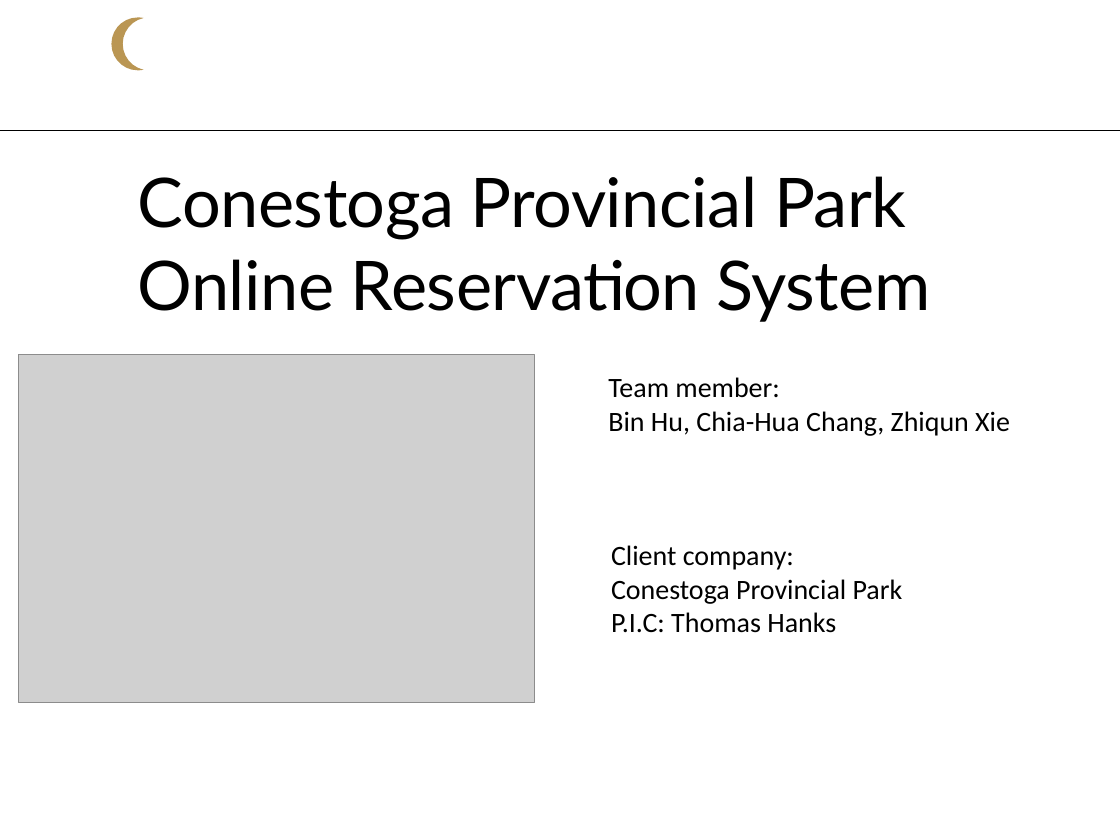
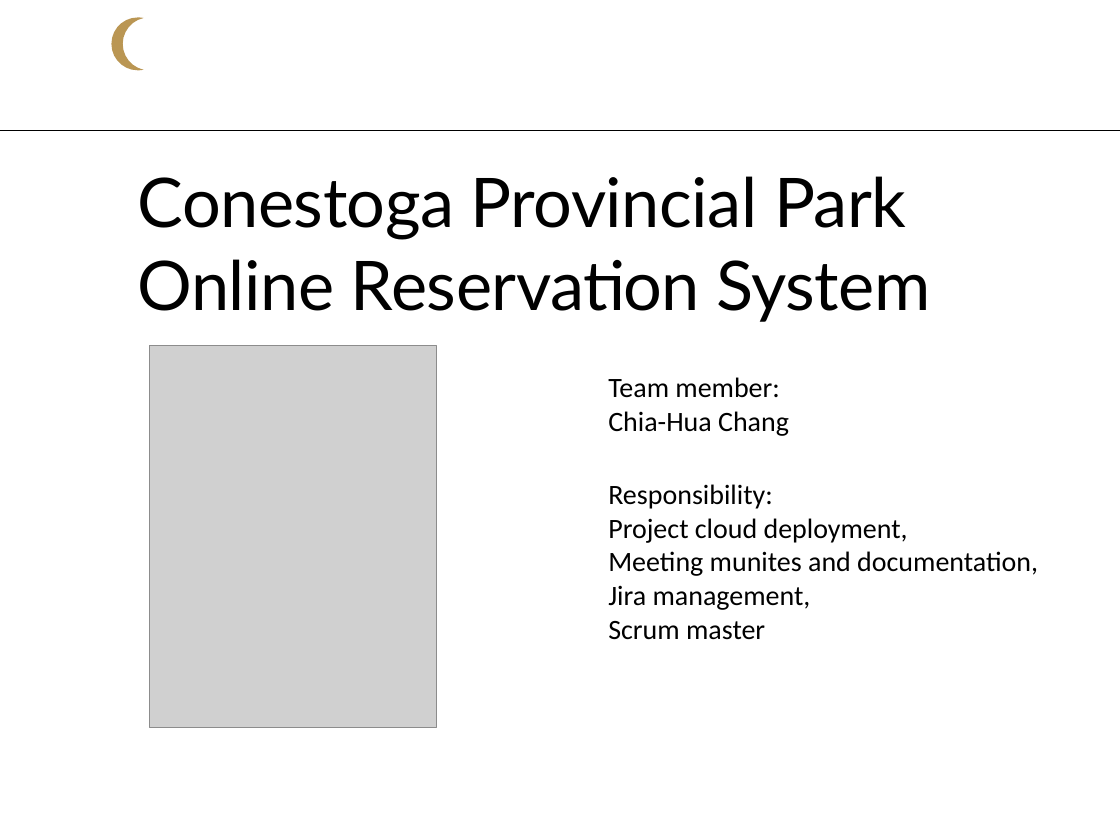
Before and after one commit to Smars-Bin-Hu/capstone-project-doc, a slide deck: slide 2 of week3-public-submission/Team 11_Draft PowerPoint Slides.pptx (slide 1 before the commit). Drawn at 1120x840 pixels with LibreOffice and Linux fonts; fonts in the diff are those of the drawing; grey boxes stand for pictures; background and template pictures are left out. Boxes give left, top, right and bottom in pixels: in the first picture for what was removed or moved away, otherwise in the second. Text is boxed around its words. In the diff, an @@ line names an element or a change of style, - is before the commit and + after.

Commit message:
ppt wk3， ready for submission for wk3 dropbox, content: Draft presentation (picture of team, names, client, project name).

```diff
--- a/week3-public-submission/Team 11_Draft PowerPoint Slides.pptx
+++ b/week3-public-submission/Team 11_Draft PowerPoint Slides.pptx
@@ picture: place and size @@
-picture at [19,355,534,702]
+picture at [149,345,436,727]
@@ text at [608,411,789,436]: text changed @@
-Bin Hu, Chia-Hua Chang, Zhiqun Xie
+Chia-Hua Chang
@@ text added at [608,484,1038,640], 18 pt, text #000000 @@
+Responsibility:
+Project cloud deployment,
+Meeting munites and documentation,
+Jira management,
+Scrum master
@@ text removed at [611,545,903,633] @@
-Client company:
-Conestoga Provincial Park
-P.I.C: Thomas Hanks
```
Also in this commit, not shown: 3 slides added, 1 slide removed.
